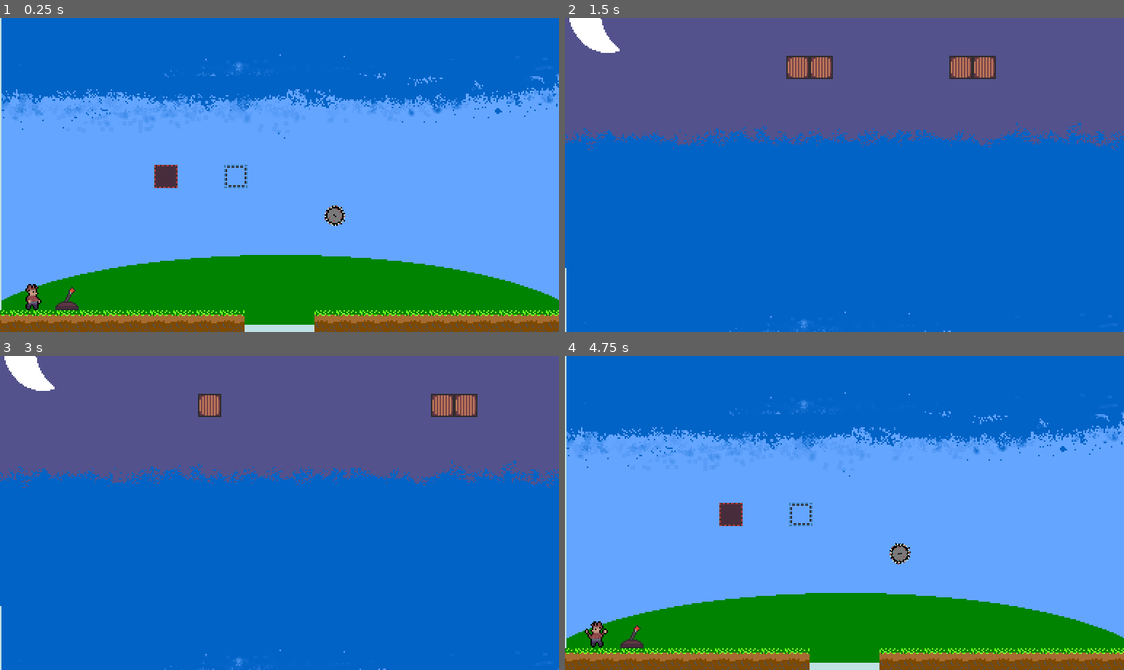
Above: before the commit, frames 1-4 (two rows, left to right).
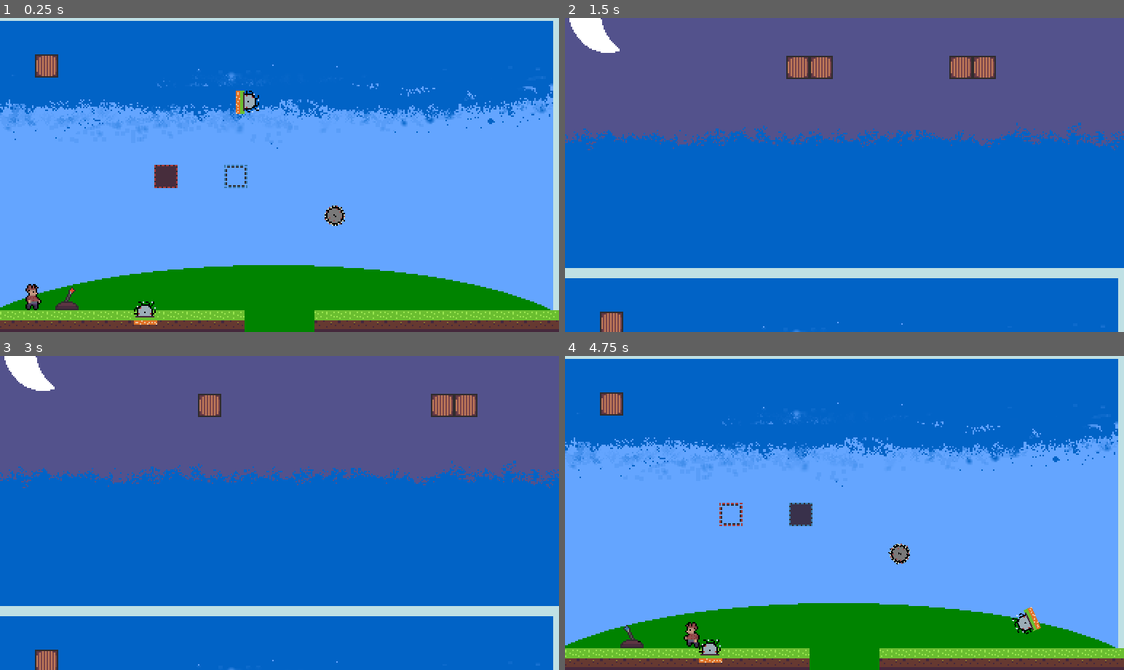
Above: after the commit, the same moments.

Repository: RamilHinshaw/ICT-GameJam-SU-2023
Game: Godot game, scene res://Scenes/levels/test-john.tscn
The game is run twice, just before and just after one commit, with the same random seed, the same clock (stepped at 60 frames per second) and the same inputs. This scene is started directly instead of the project's main scene.
Inputs:
- Up to frame 1 (0.25 s): no input
- Up to frame 2 (1.5 s): tap Enter (ui_accept) at 0.5, 0.77, 1.25 s; hold Right (ui_right) from 0.53 s (still down); tap M (stack_mode) at 0.6, 1.35 s
- Up to frame 3 (3 s): tap Enter (ui_accept) at 1.52, 2.75 s; release Right (ui_right) at 2.03 s; hold Left (ui_left) 2.03-2.78 s; tap M (stack_mode) at 2.1, 2.85 s; hold Right (ui_right) from 2.78 s (still down)
- Up to frame 4 (4.75 s): tap Enter (ui_accept) at 3.02, 3.77, 4.25, 4.52 s; tap M (stack_mode) at 3.6, 4.35 s; release Right (ui_right) at 4.28 s; hold Left (ui_left) from 4.28 s (still down)

The runs differ from the first frame. In frame 1, 16% of the frame differs, in the area x 0-100%, y 0-100%; in frame 2, 3.8%; in frame 3, 3.8%; in frame 4, 17%.

Commit message:
update stuff

Diff:
--- /dev/null
+++ b/Prefabs/Saw_inground.tscn
@@ -0,0 +1,46 @@
+[gd_scene load_steps=9 format=2]
+
+[ext_resource path="res://Sprites/new_sprites/Saw.png" type="Texture" id=1]
+[ext_resource path="res://Saw_inground.gd" type="Script" id=2]
+
+[sub_resource type="AtlasTexture" id=1]
+atlas = ExtResource( 1 )
+region = Rect2( 0, 0, 16, 16 )
+
+[sub_resource type="AtlasTexture" id=2]
+atlas = ExtResource( 1 )
+region = Rect2( 16, 0, 16, 16 )
+
+[sub_resource type="AtlasTexture" id=3]
+atlas = ExtResource( 1 )
+region = Rect2( 32, 0, 16, 16 )
+
+[sub_resource type="AtlasTexture" id=4]
+atlas = ExtResource( 1 )
+region = Rect2( 48, 0, 16, 16 )
+
+[sub_resource type="SpriteFrames" id=5]
+animations = [ {
+"frames": [ SubResource( 1 ), SubResource( 2 ), SubResource( 3 ), SubResource( 4 ) ],
+"loop": true,
+"name": "default",
+"speed": 20.0
+} ]
+
+[sub_resource type="CircleShape2D" id=6]
+radius = 6.08276
+
+[node name="Saw_inground" type="Area2D"]
+script = ExtResource( 2 )
+
+[node name="AnimatedSprite3" type="AnimatedSprite" parent="."]
+frames = SubResource( 5 )
+frame = 2
+playing = true
+
+[node name="CollisionShape2D" type="CollisionShape2D" parent="."]
+position = Vector2( -1, 0 )
+shape = SubResource( 6 )
+
+[connection signal="area_entered" from="." to="." method="_on_Saw_inground_area_entered"]
+[connection signal="body_entered" from="." to="." method="_on_Saw_inground_body_entered"]
--- /dev/null
+++ b/Saw_inground.gd
@@ -0,0 +1,10 @@
+extends Area2D
+
+
+func _on_Saw_inground_body_entered(body):
+	if Global.is_world_paused or Global.is_player_paused:
+		return
+
+	if body.name == "Player" or body.name == "Player-ghost":
+		body.kill_player()
+		Global.reset_level(true) # Replace with function body.
--- a/Scenes/levels/test-john.tscn
+++ b/Scenes/levels/test-john.tscn
@@ -11,16 +11,19 @@
 [ext_resource path="res://Scripts/StackController.gd" type="Script" id=9]
 [ext_resource path="res://Scripts/World.gd" type="Script" id=10]
 [ext_resource path="res://Prefabs/Hazard.tscn" type="PackedScene" id=11]
+[ext_resource path="res://Sprites/new_sprites/dirt_1.png" type="Texture" id=12]
 [ext_resource path="res://Prefabs/Vanishing-Red-Block.tscn" type="PackedScene" id=13]
 [ext_resource path="res://Prefabs/Vanishing-Blue-Block.tscn" type="PackedScene" id=14]
 [ext_resource path="res://Sprites/box.png" type="Texture" id=15]
 [ext_resource path="res://Audio/Music/One Man Symphony - Royalty Free Soundtrack Collection - 05 D2 (Reprise).mp3" type="AudioStream" id=16]
 [ext_resource path="res://Sprites/block.png" type="Texture" id=17]
+[ext_resource path="res://Prefabs/Saw_inground.tscn" type="PackedScene" id=18]
 [ext_resource path="res://Scripts/Hazard.gd" type="Script" id=19]
 [ext_resource path="res://Scripts/Stack.gd" type="Script" id=20]
 [ext_resource path="res://Prefabs/Block_Box.tscn" type="PackedScene" id=21]
 [ext_resource path="res://Sprites/new_sprites/background_Front_v0.png" type="Texture" id=22]
 [ext_resource path="res://Sprites/new_sprites/background_back_v0.png" type="Texture" id=23]
+[ext_resource path="res://Sprites/new_sprites/Grass.png" type="Texture" id=24]
 
 [sub_resource type="ConvexPolygonShape2D" id=20]
 points = PoolVector2Array( 16, 16, 0, 16, 0, 0, 16, 0 )
@@ -36,6 +39,15 @@
 
 [sub_resource type="ConvexPolygonShape2D" id=24]
 points = PoolVector2Array( 16, 16, 0, 16, 0, 0, 16, 0 )
+
+[sub_resource type="ConvexPolygonShape2D" id=32]
+points = PoolVector2Array( 0, 0, 16, 0, 16, 16, 0, 16 )
+
+[sub_resource type="ConvexPolygonShape2D" id=33]
+points = PoolVector2Array( 0, 0, 16, 0, 16, 16, 0, 16 )
+
+[sub_resource type="ConvexPolygonShape2D" id=34]
+points = PoolVector2Array( 0, 0, 16, 0, 16, 16, 0, 16 )
 
 [sub_resource type="TileSet" id=18]
 0/name = "black.png 0"
@@ -157,6 +169,54 @@
 "shape_transform": Transform2D( 1, 0, 0, 1, 0, 0 )
 } ]
 7/z_index = 0
+8/name = "Grass.png 8"
+8/texture = ExtResource( 24 )
+8/tex_offset = Vector2( 0, 0 )
+8/modulate = Color( 1, 1, 1, 1 )
+8/region = Rect2( 0, 0, 16, 16 )
+8/tile_mode = 0
+8/occluder_offset = Vector2( 0, 0 )
+8/navigation_offset = Vector2( 0, 0 )
+8/shape_offset = Vector2( 0, 0 )
+8/shape_transform = Transform2D( 1, 0, 0, 1, 0, 0 )
+8/shape = SubResource( 32 )
+8/shape_one_way = false
+8/shape_one_way_margin = 1.0
+8/shapes = [ {
+"autotile_coord": Vector2( 0, 0 ),
+"one_way": false,
+"one_way_margin": 1.0,
+"shape": SubResource( 32 ),
+"shape_transform": Transform2D( 1, 0, 0, 1, 0, 0 )
+}, {
+"autotile_coord": Vector2( 0, 0 ),
+"one_way": false,
+"one_way_margin": 1.0,
+"shape": SubResource( 33 ),
+"shape_transform": Transform2D( 1, 0, 0, 1, 0, 0 )
+} ]
+8/z_index = 0
+9/name = "dirt_1.png 9"
+9/texture = ExtResource( 12 )
+9/tex_offset = Vector2( 0, 0 )
+9/modulate = Color( 1, 1, 1, 1 )
+9/region = Rect2( 0, 0, 16, 16 )
+9/tile_mode = 0
+9/occluder_offset = Vector2( 0, 0 )
+9/navigation_offset = Vector2( 0, 0 )
+9/shape_offset = Vector2( 0, 0 )
+9/shape_transform = Transform2D( 1, 0, 0, 1, 0, 0 )
+9/shape = SubResource( 34 )
+9/shape_one_way = false
+9/shape_one_way_margin = 1.0
+9/shapes = [ {
+"autotile_coord": Vector2( 0, 0 ),
+"one_way": false,
+"one_way_margin": 1.0,
+"shape": SubResource( 34 ),
+"shape_transform": Transform2D( 1, 0, 0, 1, 0, 0 )
+} ]
+9/z_index = 0
 
 [sub_resource type="Animation" id=16]
 resource_name = "To_Orig"
@@ -257,8 +317,9 @@
 position = Vector2( -25, 34 )
 tile_set = SubResource( 18 )
 cell_size = Vector2( 16, 16 )
+show_collision = true
 format = 1
-tile_data = PoolIntArray( -1507340, 7, 0, -1507339, 7, 0, -1 …(794 unchanged characters)… 2, 7, 0, -589836, 7, 0, -655346, 7, 0, -131067, 4, 0, -131066, 4, 0, -131065, 4, 0, -131064, 4, 0, -131063, 4, 0, 65539, 4, 0, 65542, 4, 0, 65543, 4, 0, 65544, 4, 0, 65545, 4, 0, 327669, 2, 0, 327670, 2, 0, 327671, 2, 0, 327672, 2, 0, 327673, 2, 0, 327674, 2, 0, 327675, 2, 0, 327676, 2, 0, 327677, 2, 0, 327678, 2, 0, 327679, 2, 0, 262147, 2, 0, 262148, 2, 0, 262149, 2, 0, 262150, 2, 0, 262151, 2, 0, 262152, 2, 0, 262153, 2, 0, 262154, 2, 0, 262155, 2, 0, 262156, 2, 0, 262157, 2, 0, 262158, 2, 0 )
+tile_data = PoolIntArray( -1507340, 7, 0, -1507339, 7, 0, -1 …(794 unchanged characters)… 2, 7, 0, -589836, 7, 0, -655346, 7, 0, -393225, 7, 0, -131067, 4, 0, -131066, 4, 0, -131065, 4, 0, -131064, 4, 0, -131063, 4, 0, 65539, 4, 0, 65542, 4, 0, 65543, 4, 0, 65544, 4, 0, 65545, 4, 0, 327669, 8, 0, 327670, 8, 0, 327671, 8, 0, 327672, 8, 0, 327673, 8, 0, 327674, 8, 0, 327675, 8, 0, 327676, 8, 0, 327677, 8, 0, 327678, 8, 0, 327679, 8, 0, 262147, 8, 0, 262148, 8, 0, 262149, 8, 0, 262150, 8, 0, 262151, 8, 0, 262152, 8, 0, 262153, 8, 0, 262154, 8, 0, 262155, 8, 0, 262156, 8, 0, 262157, 8, 0, 262158, 8, 0 )
 
 [node name="Rod" parent="World" instance=ExtResource( 3 )]
 visible = false
@@ -272,6 +333,9 @@
 position = Vector2( 157, 80.9993 )
 
 [node name="Hazard" parent="World" instance=ExtResource( 11 )]
+
+[node name="Saw_inground" parent="World/Hazard" instance=ExtResource( 18 )]
+position = Vector2( -77.9996, 60.0002 )
 
 [node name="Lever" parent="World" instance=ExtResource( 2 )]
 
@@ -299,7 +363,11 @@
 
 [node name="Sprite" type="Sprite" parent="World"]
 show_behind_parent = true
+position = Vector2( -4.99997, 7.00003 )
 texture = ExtResource( 22 )
+
+[node name="Saw_inground" parent="World" instance=ExtResource( 18 )]
+position = Vector2( -92.9995, 100 )
 
 [node name="StackController" type="Node2D" parent="."]
 script = ExtResource( 9 )
Not shown: 1 places in Scenes/levels/test-john.tscn that only renumber resources
Binary file added: Sprites/new_sprites/Grass.png
Not shown, added: Sprites/new_sprites/Grass.png.import
Binary file added: Sprites/new_sprites/Red_tile.png
Not shown, added: Sprites/new_sprites/Red_tile.png.import
Not shown, added: Sprites/new_sprites/Saw.png.import
Binary file added: Sprites/new_sprites/Yellow_tile.png
Not shown, added: Sprites/new_sprites/Yellow_tile.png.import
Binary file added: Sprites/new_sprites/blue_tile.png
Not shown, added: Sprites/new_sprites/blue_tile.png.import
Binary file added: Sprites/new_sprites/dirt_1.png
Not shown, added: Sprites/new_sprites/dirt_1.png.import
(and 3 more such lines)
